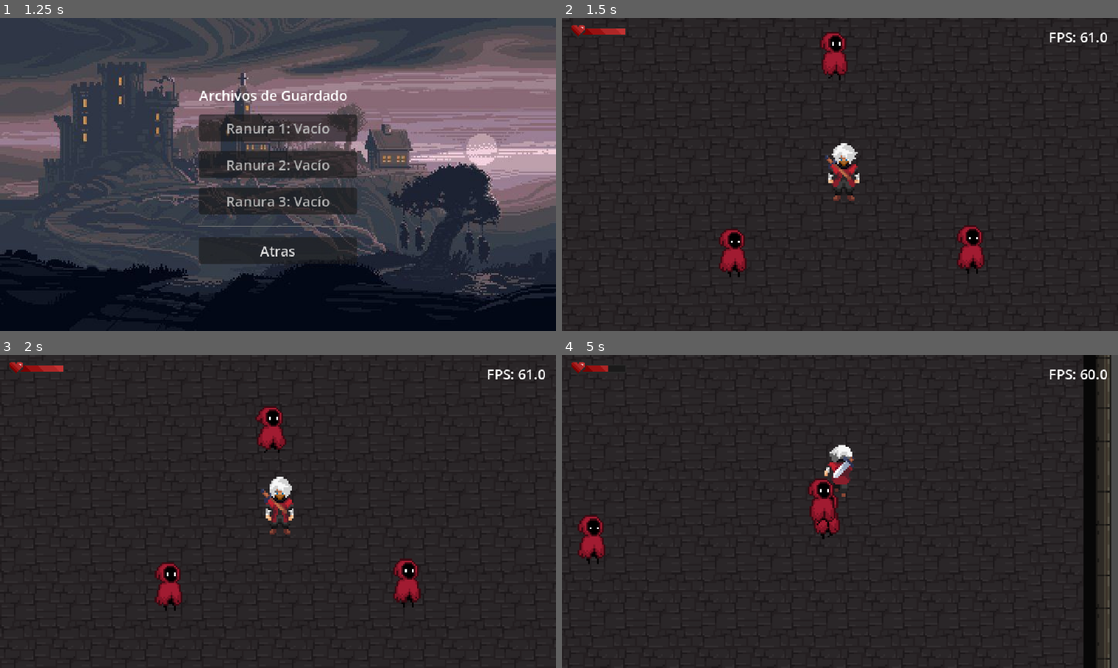
Above: before the commit, frames 1-4 (two rows, left to right).
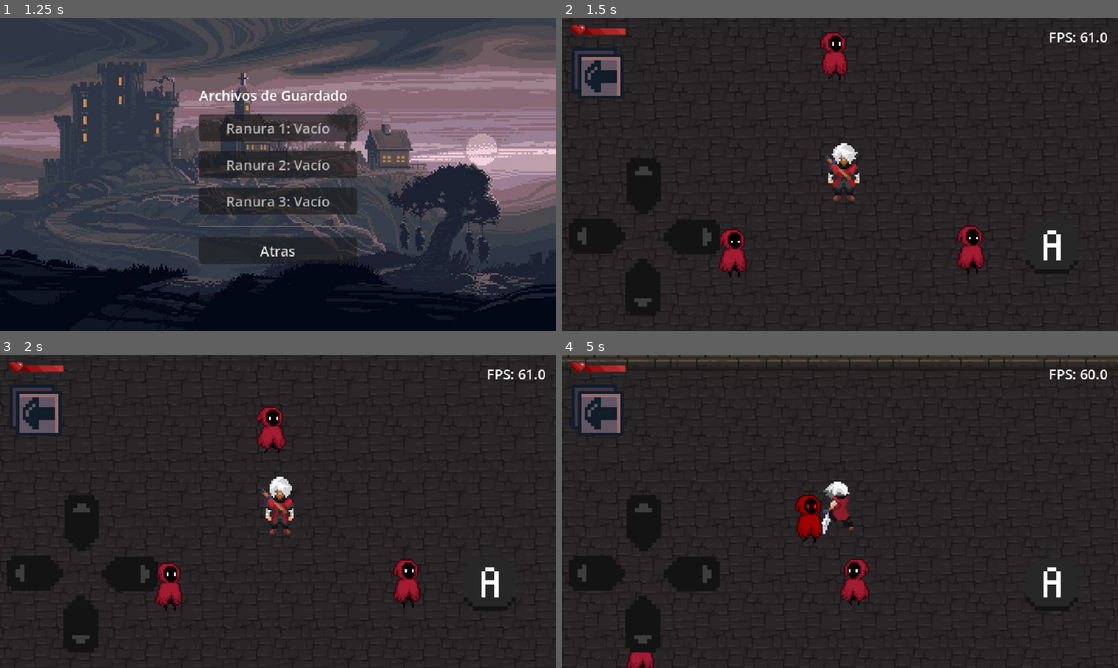
Above: after the commit, the same moments.

Repository: Gato7w7/Caedes_Benedicta
Game: Godot game, scene res://Scenes/menu.tscn
The game is run twice, just before and just after one commit, with the same random seed, the same clock (stepped at 60 frames per second) and the same inputs.
Inputs (mouse positions are in pixels of both pictures, inside the frame that each line leads up to):
- Up to frame 1 (1.25 s): click "Jugar" at 0.5 s
- Up to frame 2 (1.5 s): click "Ranura 1: Vacío" at 1.25 s
- Up to frame 3 (2 s): no input
- Up to frame 4 (5 s): move the mouse to (962, 495) at 2.02 s; hold Right (ui_right) 2.03-2.78 s; tap Space (Hit, bound only after the commit) at 2.1, 3.05, 3.6, 4.55 s; click (962, 495) at 2.3 s; move the mouse to (728, 527) at 2.77 s; hold Down (ui_down) 2.78-3.53 s; click (728, 527) at 2.85 s; move the mouse to (895, 442) at 3.52 s; hold Right (ui_right) 3.53-4.28 s; click (895, 442) at 3.8 s; move the mouse to (812, 574) at 4.27 s; hold Up (ui_up) from 4.28 s (still down); click (812, 574) at 4.35 s

Frame 1 is identical in both runs. In frame 2, 1.7% of the frame differs, in the area x 1-92%, y 9-95%; in frame 3, 1.9%; in frame 4, 9.6%, in the area x 0-100%, y 0-100%.

Commit message:
Por a Android implementado

Diff:
--- a/Scenes/GameUI.tscn
+++ b/Scenes/GameUI.tscn
@@ -1,9 +1,31 @@
-[gd_scene load_steps=5 format=3 uid="uid://bl7foqam65ktw"]
+[gd_scene load_steps=17 format=3 uid="uid://bl7foqam65ktw"]
 
 [ext_resource type="Texture2D" uid="uid://bolrwgtha3o6s" path="res://Assets/health_bar/health_bar_decoration.png" id="1_37hul"]
+[ext_resource type="Script" uid="uid://d1xo2onky42uk" path="res://Scripts/game_ui.gd" id="1_j41el"]
 [ext_resource type="Texture2D" uid="uid://4ekcpitfgbj2" path="res://Assets/health_bar/health_bar.png" id="2_po7eo"]
 [ext_resource type="Script" uid="uid://cdpe8qvj5gsrv" path="res://Scripts/pause_menu.gd" id="3_po7eo"]
 [ext_resource type="Script" uid="uid://0h6dmrw4oke3" path="res://Scripts/fps_label.gd" id="4_frnsy"]
+[ext_resource type="Texture2D" uid="uid://dynbf4xkd25d4" path="res://Assets/HUD/at.png" id="6_8oijl"]
+[ext_resource type="Texture2D" uid="uid://dh1d8m6hbti0y" path="res://Assets/HUD/leftt.png" id="7_4ed32"]
+[ext_resource type="Texture2D" uid="uid://b305ryau0gegc" path="res://Assets/HUD/rightt.png" id="8_us4cf"]
+[ext_resource type="Texture2D" uid="uid://bnq2x80dpdt54" path="res://Assets/HUD/downt.png" id="9_qecx7"]
+[ext_resource type="Texture2D" uid="uid://dv1ds633p87wk" path="res://Assets/HUD/upt.png" id="10_0hwcy"]
+[ext_resource type="Texture2D" uid="uid://bscmqow618q21" path="res://Assets/HUD/pause.png" id="11_8oijl"]
+
+[sub_resource type="RectangleShape2D" id="RectangleShape2D_j41el"]
+size = Vector2(11, 11)
+
+[sub_resource type="RectangleShape2D" id="RectangleShape2D_8oijl"]
+size = Vector2(12, 10)
+
+[sub_resource type="RectangleShape2D" id="RectangleShape2D_4ed32"]
+size = Vector2(12, 10)
+
+[sub_resource type="RectangleShape2D" id="RectangleShape2D_us4cf"]
+size = Vector2(9, 12)
+
+[sub_resource type="RectangleShape2D" id="RectangleShape2D_qecx7"]
+size = Vector2(13, 13)
 
 [node name="Control" type="Control"]
 layout_mode = 3
@@ -14,6 +36,7 @@
 anchor_bottom = 0.5
 grow_horizontal = 2
 grow_vertical = 2
+script = ExtResource("1_j41el")
 
 [node name="TextureProgressBar" type="TextureProgressBar" parent="."]
 light_mask = 1023
@@ -85,3 +108,56 @@
 offset_bottom = -143.0
 grow_horizontal = 0
 script = ExtResource("4_frnsy")
+
+[node name="Attack" type="TouchScreenButton" parent="."]
+position = Vector2(214, 54)
+scale = Vector2(5, 5)
+texture_normal = ExtResource("6_8oijl")
+shape = SubResource("RectangleShape2D_j41el")
+action = "Hit"
+
+[node name="Left" type="TouchScreenButton" parent="."]
+position = Vector2(-322, 46.000004)
+scale = Vector2(5, 5)
+texture_normal = ExtResource("7_4ed32")
+shape = SubResource("RectangleShape2D_8oijl")
+action = "ui_left"
+
+[node name="Right" type="TouchScreenButton" parent="."]
+position = Vector2(-213.00002, 42)
+scale = Vector2(5, 5)
+texture_normal = ExtResource("8_us4cf")
+shape = SubResource("RectangleShape2D_4ed32")
+action = "ui_right"
+
+[node name="Down" type="TouchScreenButton" parent="."]
+position = Vector2(-252.00002, 91.999985)
+scale = Vector2(5, 5)
+texture_normal = ExtResource("9_qecx7")
+shape = SubResource("RectangleShape2D_us4cf")
+action = "ui_down"
+
+[node name="Up" type="TouchScreenButton" parent="."]
+position = Vector2(-256.00003, -24.000011)
+scale = Vector2(5, 5)
+texture_normal = ExtResource("10_0hwcy")
+shape = SubResource("RectangleShape2D_qecx7")
+action = "ui_up"
+
+[node name="Pause" type="TouchScreenButton" parent="."]
+position = Vector2(-309, -146)
+scale = Vector2(3.750002, 3.6874986)
+texture_normal = ExtResource("11_8oijl")
+shape = SubResource("RectangleShape2D_qecx7")
+action = "ui_cancel"
+
+[connection signal="pressed" from="Attack" to="." method="_on_attack_pressed"]
+[connection signal="released" from="Attack" to="." method="_on_attack_released"]
+[connection signal="pressed" from="Left" to="." method="_on_left_pressed"]
+[connection signal="released" from="Left" to="." method="_on_left_released"]
+[connection signal="pressed" from="Right" to="." method="_on_right_pressed"]
+[connection signal="released" from="Right" to="." method="_on_right_released"]
+[connection signal="pressed" from="Down" to="." method="_on_down_pressed"]
+[connection signal="released" from="Down" to="." method="_on_down_released"]
+[connection signal="pressed" from="Up" to="." method="_on_up_pressed"]
+[connection signal="released" from="Up" to="." method="_on_up_released"]
--- /dev/null
+++ b/Scripts/game_ui.gd
@@ -0,0 +1,31 @@
+extends Control
+
+func _on_attack_pressed() -> void:
+	$Attack.modulate= Color(1, 0.5, 0.5)
+
+func _on_attack_released() -> void:
+	$Attack.modulate= Color(1, 1, 1)
+
+func _on_left_pressed() -> void:
+	$Left.modulate= Color(1, 0.5, 0.5)
+
+func _on_right_pressed() -> void:
+	$Right.modulate= Color(1, 0.5, 0.5)
+
+func _on_down_pressed() -> void:
+	$Down.modulate= Color(1, 0.5, 0.5)
+
+func _on_up_pressed() -> void:
+	$Up.modulate= Color(1, 0.5, 0.5)
+
+func _on_left_released() -> void:
+	$Left.modulate= Color(1, 1, 1)
+
+func _on_right_released() -> void:
+	$Right.modulate= Color(1, 1, 1)
+
+func _on_down_released() -> void:
+	$Down.modulate= Color(1, 1, 1)
+
+func _on_up_released() -> void:
+	$Up.modulate= Color(1, 1, 1)
--- a/Scripts/jugador.gd
+++ b/Scripts/jugador.gd
@@ -86,10 +86,10 @@
 			sprite.play("nwalk_down")
 			last_direction = "down"
 
-func _input(event: InputEvent) -> void:
-	if event is InputEventMouseButton:
-		if event.button_index == MOUSE_BUTTON_LEFT and event.pressed and not is_attacking:
-			perform_attack()
+func _input(event):
+	if Input.is_action_just_pressed("Hit") and not is_attacking:
+		perform_attack()
+
 
 func perform_attack() -> void:
 	is_attacking = true
--- a/project.godot
+++ b/project.godot
@@ -63,9 +63,13 @@
 }
 Hit={
 "deadzone": 0.2,
-"events": [Object(InputEventMouseButton,"resource_local_to_scene":false,"resource_name":"","device":-1,"window_id":0,"alt_pressed":false,"shift_pressed":false,"ctrl_pressed":false,"meta_pressed":false,"button_mask":1,"position":Vector2(102.21484, 16.339844),"global_position":Vector2(111.21484, 64.33984),"factor":1.0,"button_index":1,"canceled":false,"pressed":true,"double_click":false,"script":null)
+"events": [Object(InputEventKey,"resource_local_to_scene":false,"resource_name":"","device":-1,"window_id":0,"alt_pressed":false,"shift_pressed":false,"ctrl_pressed":false,"meta_pressed":false,"pressed":false,"keycode":32,"physical_keycode":0,"key_label":0,"unicode":32,"location":0,"echo":false,"script":null)
 ]
 }
+
+[input_devices]
+
+pointing/emulate_touch_from_mouse=true
 
 [internationalization]
 
@@ -76,3 +80,4 @@
 textures/canvas_textures/default_texture_filter=0
 renderer/rendering_method="gl_compatibility"
 renderer/rendering_method.mobile="gl_compatibility"
+textures/vram_compression/import_etc2_astc=true
Binary file changed: Assets/HUD/at.png
Binary file changed: Assets/HUD/downt.png
Binary file changed: Assets/HUD/leftt.png
Binary file added: Assets/HUD/pause.png
Not shown, added: Assets/HUD/pause.png.import
Binary file changed: Assets/HUD/rightt.png
Binary file changed: Assets/HUD/upt.png
Not shown, added: Scripts/game_ui.gd.uid
Not shown, changed: export_presets.cfg
